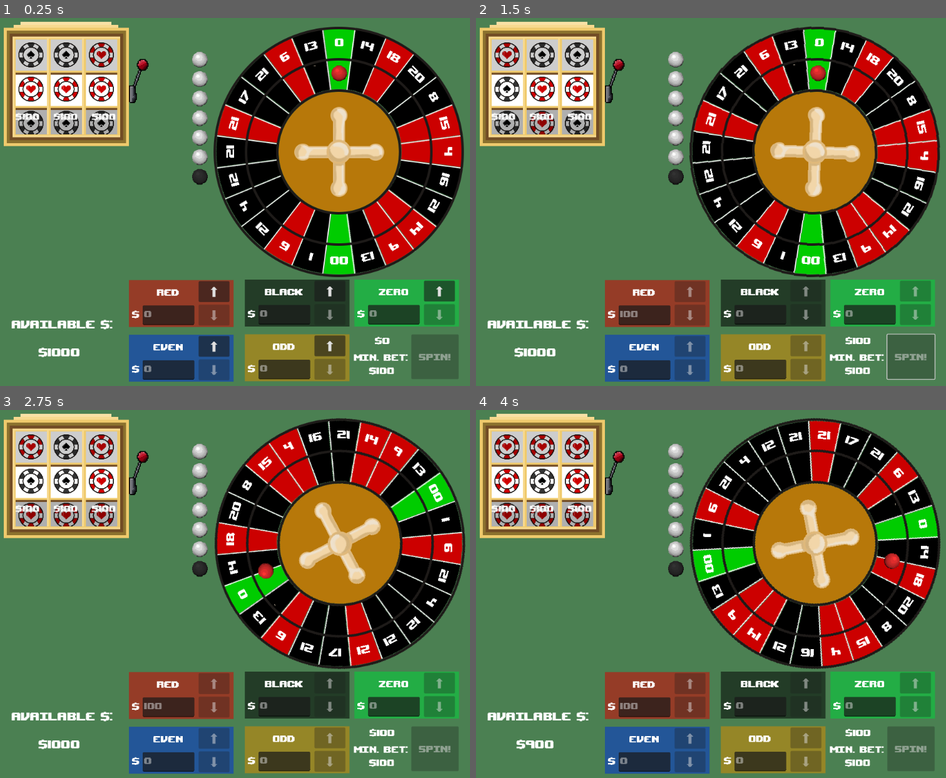
Above: before the commit, frames 1-4 (two rows, left to right).
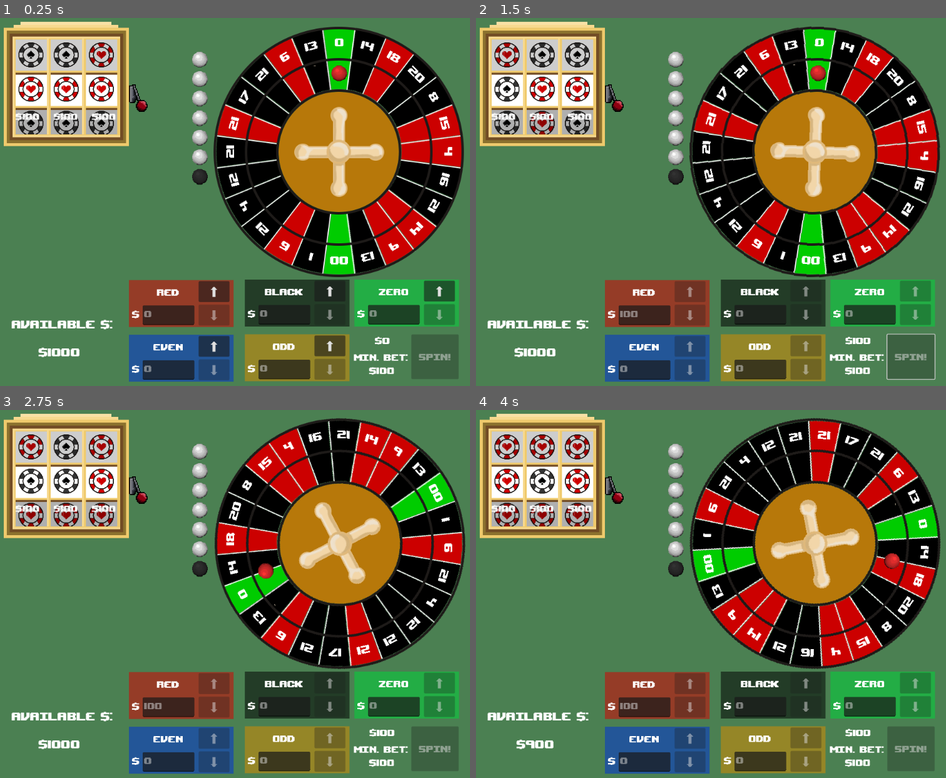
Above: after the commit, the same moments.

Repository: RossRKK/gmtk-game-jam-2025
Game: Godot game, scene res://scenes/roulette_scene.tscn
The game is run twice, just before and just after one commit, with the same random seed, the same clock (stepped at 60 frames per second) and the same inputs. Sound files missing from this copy of the repository are replaced by a short silence.
Inputs (mouse positions are in pixels of both pictures, inside the frame that each line leads up to):
- Up to frame 1 (0.25 s): no input
- Up to frame 2 (1.5 s): click "⬆" at 0.5 s; click "Spin!" at 1.25 s
- Up to frame 3 (2.75 s): click (32, 479) at 2.02 s
- Up to frame 4 (4 s): click (541, 479) at 2.77 s; click (617, 476) at 3.5 s

The runs differ from the first frame. In frame 1, 0.2% of the frame differs, in the area x 28-32%, y 11-26%; in frame 2, 0.2%; in frame 3, 0.2%; in frame 4, 0.2%.

Commit message:
Fixed arm staying down

Diff:
--- a/scenes/slot_machine.tscn
+++ b/scenes/slot_machine.tscn
@@ -117,8 +117,8 @@
 button_pressed = true
 action_mode = 0
 texture_normal = ExtResource("5_7v1fh")
-texture_pressed = ExtResource("6_pputl")
 texture_hover = ExtResource("6_pputl")
+texture_disabled = ExtResource("6_pputl")
 
 [node name="SpinTimer" type="Timer" parent="."]
 wait_time = 3.0
